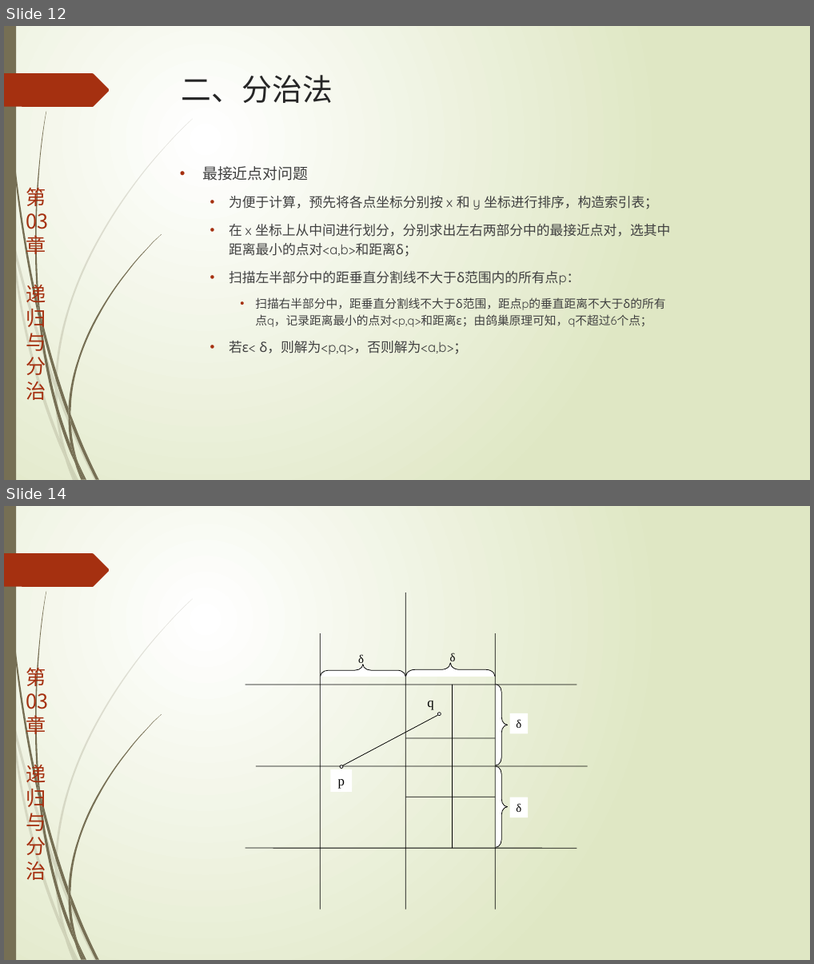
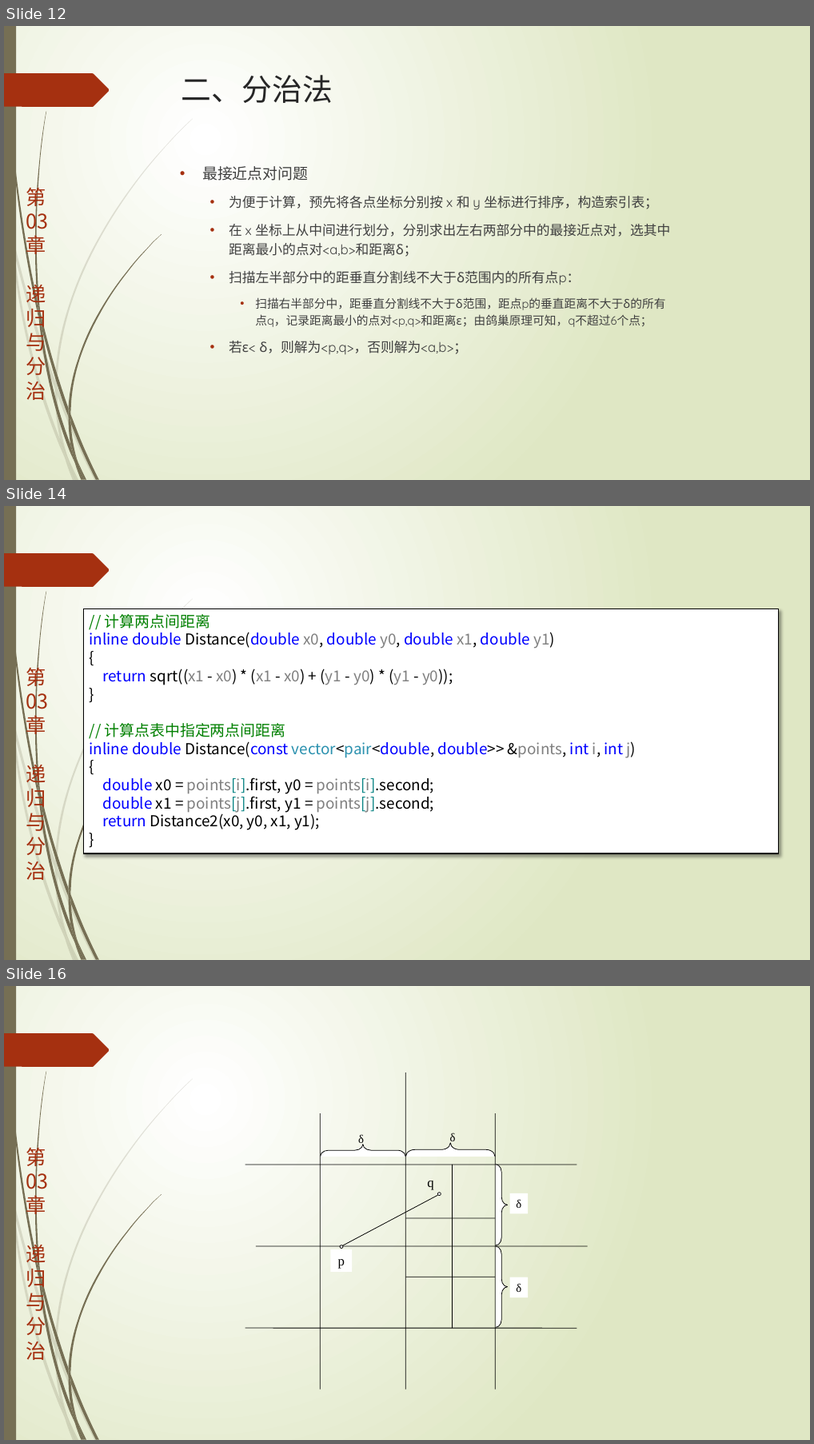
Before and after one commit to TeacherPeng/AlgorithmDesign, a slide deck: 教案/第03章.递归与分治.pptx. Shown one above the other, each under a label of ours: slides 12 and 14 before the commit, slides 12, 14 and 16 after it; the slides between them are not shown. The pictures are 814x964 and 814x1444 pixels, drawn with LibreOffice and Linux fonts; fonts in the diff are those of the drawing. Boxes give left, top, right and bottom in pixels: in the first picture for what was removed or moved away, otherwise in the second. Text is boxed around its words. In the diff, an @@ line names an element or a change of style, - is before the commit and + after.

```diff
--- a/教案/第03章.递归与分治.pptx
+++ b/教案/第03章.递归与分治.pptx
@@ slide 14 added at [4, 506, 810, 960], background gradient #FFFFFF to #DFE8C4; not listed: 25 template elements that a slide beside it also shows @@
@@ rectangle added at [83, 609, 779, 853], fill #FFFFFF, outline #000000 1.25 pt, 18 pt, text #000000 @@
+// 计算两点间距离
+inline double Distance(double x0, double y0, double x1, double y1)
+{
+return sqrt((x1 - x0) * (x1 - x0) + (y1 - y0) * (y1 - y0));
+}
+// 计算点表中指定两点间距离
+inline double Distance(const vector<pair<double, double>> &points, int i, int j)
+{
+double x0 = points[i].first, y0 = points[i].second;
+double x1 = points[j].first, y1 = points[j].second;
+return Distance2(x0, y0, x1, y1);
+}
@@ what was slide 14 is now slide 16 @@
```
Also in this commit, not shown: 2 other slides added, 1 slide removed, 2 other files.
